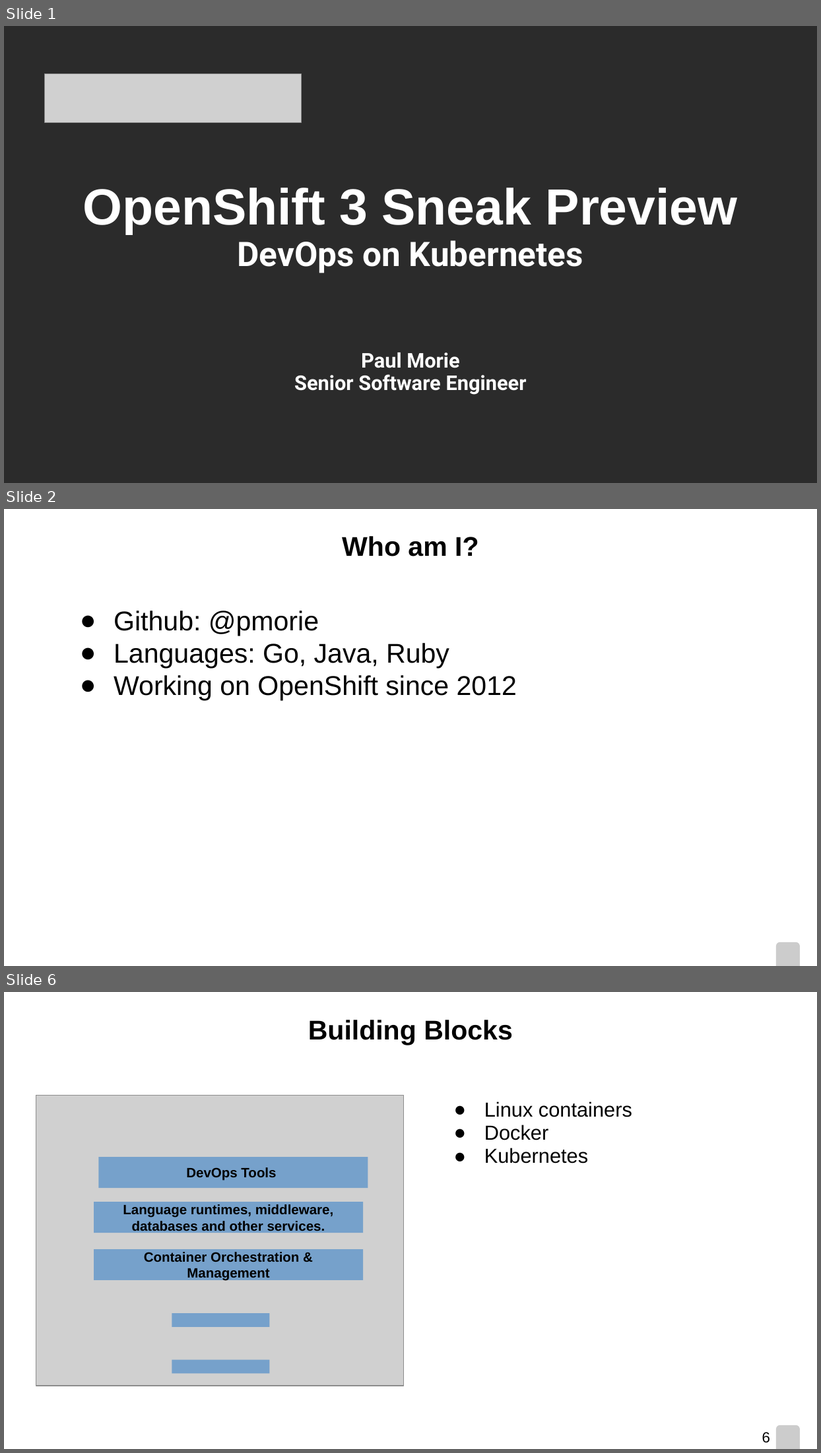
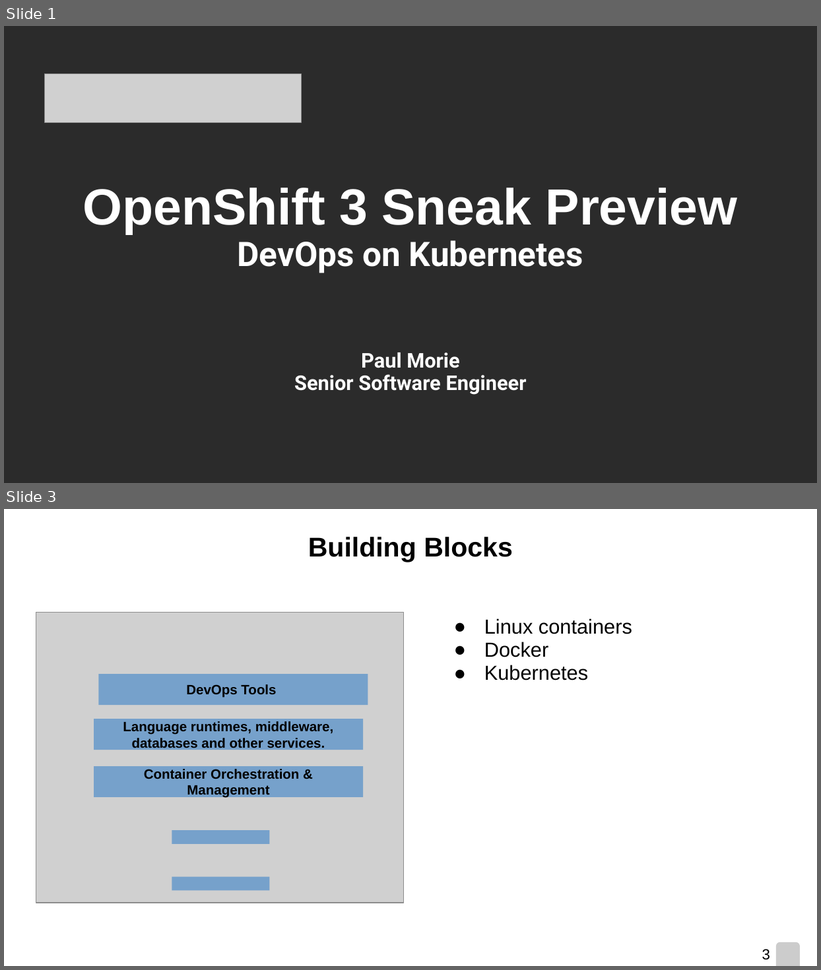
Before and after one commit to pmorie/presentations, a slide deck: CodeshowSE.odp. Shown one above the other, each under a label of ours: slides 1, 2 and 6 before the commit, slides 1 and 3 after it; the slides between them are not shown. The pictures are 821x1453 and 821x970 pixels, drawn with LibreOffice and Linux fonts; fonts in the diff are those of the drawing; grey boxes stand for pictures; background and template pictures are left out; a plain dark background stands for a picture behind light text. Boxes give left, top, right and bottom in pixels: in the first picture for what was removed or moved away, otherwise in the second. Text is boxed around its words. In the diff, an @@ line names an element or a change of style, - is before the commit and + after.

```diff
--- a/CodeshowSE.odp
+++ b/CodeshowSE.odp
@@ slide 2 removed at [4,509,817,966], background picture (left out); not listed: 1 template element that a slide beside it also shows @@
@@ title removed at [342,536,479,557] @@
-Who am I?
@@ text removed at [114,611,517,701] @@
-● Github: @pmorie
-● Languages: Go, Java, Ruby
-● Working on OpenShift since 2012
@@ what was slide 6 is now slide 3 @@
@@ page number at [762,949,770,960]: text changed @@
-6
+3
```
Also in this commit, not shown: 3 slides changed, 2 slides added, 8 other slides removed.
